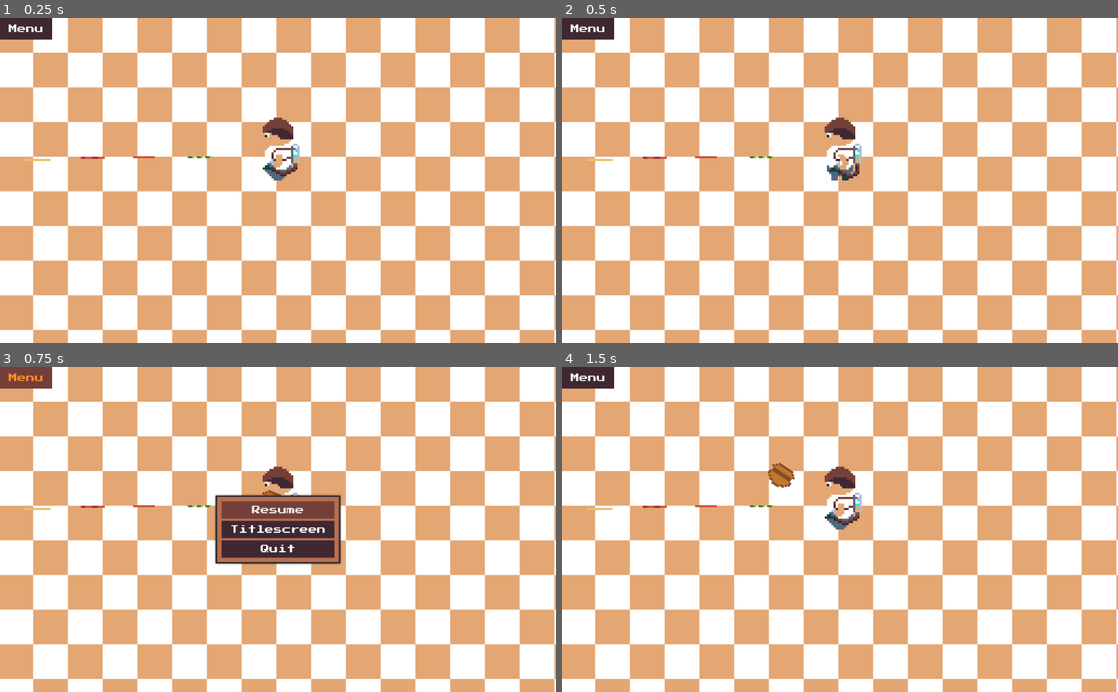
Above: before the commit, frames 1-4 (two rows, left to right).
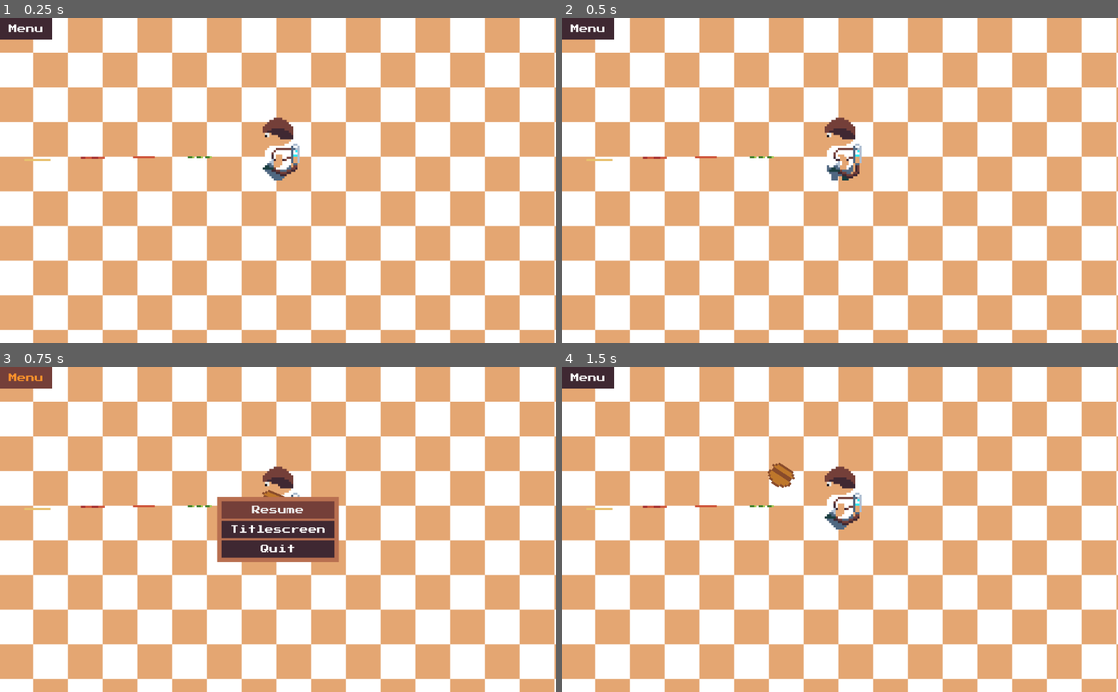
Above: after the commit, the same moments.

Repository: dardanbujupaj/night-shift
Game: Godot game, scene res://scenes/Diner.tscn
Two runs of this game, one before a commit and one after it. Both use one fixed random seed, a clock stepped at 60 frames per second and the inputs below. Sound files missing from this copy of the repository are replaced by a short silence.
Inputs:
- Up to frame 1 (0.25 s): no input
- Up to frame 2 (0.5 s): no input
- Up to frame 3 (0.75 s): click "Menu" at 0.5 s
- Up to frame 4 (1.5 s): click "Resume" at 1.25 s

Frames 1-2 are identical in both runs. In frame 3, 0.6% of the frame differs, in the area x 38-62%, y 39-61%; in frame 4, nothing differs.

Commit message:
fix popup panel size

Diff:
--- a/scenes/Diner.gd
+++ b/scenes/Diner.gd
@@ -43,5 +43,5 @@
 
 
 func _on_Menu_pressed():
-	$CanvasLayer/PauseMenu.popup_centered()
+	$CanvasLayer/PauseMenu.popup_centered_minsize()
 	get_tree().set_input_as_handled()
--- a/ui/PauseMenu.tscn
+++ b/ui/PauseMenu.tscn
@@ -5,48 +5,44 @@
 
 [node name="PauseMenu" type="PopupPanel"]
 pause_mode = 2
-anchor_right = 1.0
-anchor_bottom = 1.0
-margin_right = -1000.0
-margin_bottom = -576.0
+anchor_left = 0.5
+anchor_top = 0.5
+anchor_right = 0.5
+anchor_bottom = 0.5
+margin_left = -108.0
+margin_top = -56.0
+margin_right = 108.0
+margin_bottom = 56.0
 theme = ExtResource( 1 )
 popup_exclusive = true
 script = ExtResource( 2 )
+__meta__ = {
+"_edit_use_anchors_": false
+}
 
-[node name="CenterContainer" type="CenterContainer" parent="."]
-margin_left = 4.0
-margin_top = 4.0
-margin_right = 20.0
-margin_bottom = 20.0
+[node name="VBoxContainer" type="VBoxContainer" parent="."]
+margin_right = 208.0
+margin_bottom = 104.0
+alignment = 1
 
-[node name="PanelContainer" type="PanelContainer" parent="CenterContainer"]
-margin_right = 16.0
-margin_bottom = 16.0
-
-[node name="VBoxContainer" type="VBoxContainer" parent="CenterContainer/PanelContainer"]
-margin_left = 8.0
-margin_top = 8.0
-margin_right = 216.0
-margin_bottom = 112.0
-
-[node name="Resume" type="Button" parent="CenterContainer/PanelContainer/VBoxContainer"]
+[node name="Resume" type="Button" parent="VBoxContainer"]
 margin_right = 208.0
 margin_bottom = 32.0
 text = "Resume"
 
-[node name="Titlescreen" type="Button" parent="CenterContainer/PanelContainer/VBoxContainer"]
+[node name="Titlescreen" type="Button" parent="VBoxContainer"]
 margin_top = 36.0
 margin_right = 208.0
 margin_bottom = 68.0
 text = "Titlescreen"
 
-[node name="Quit" type="Button" parent="CenterContainer/PanelContainer/VBoxContainer"]
+[node name="Quit" type="Button" parent="VBoxContainer"]
 margin_top = 72.0
 margin_right = 208.0
 margin_bottom = 104.0
 text = "Quit"
 [connection signal="about_to_show" from="." to="." method="_on_PauseMenu_about_to_show"]
 [connection signal="popup_hide" from="." to="." method="_on_PauseMenu_popup_hide"]
-[connection signal="pressed" from="CenterContainer/PanelContainer/VBoxContainer/Resume" to="." method="_on_Resume_pressed"]
-[connection signal="pressed" from="CenterContainer/PanelContainer/VBoxContainer/Titlescreen" to="." method="_on_Titlescreen_pressed"]
-[connection signal="pressed" from="CenterContainer/PanelContainer/VBoxContainer/Quit" to="." method="_on_Quit_pressed"]
+[connection signal="pressed" from="VBoxContainer/Resume" to="." method="_on_Resume_pressed"]
+[connection signal="pressed" from="VBoxContainer/Titlescreen" to="." method="_on_Titlescreen_pressed"]
+[connection signal="pressed" from="VBoxContainer/Quit" to="." method="_on_Quit_pressed"]
--- a/ui/default_theme.tres
+++ b/ui/default_theme.tres
@@ -280,7 +280,7 @@
 PopupMenu/styles/panel = null
 PopupMenu/styles/panel_disabled = null
 PopupMenu/styles/separator = null
-PopupPanel/styles/panel = null
+PopupPanel/styles/panel = SubResource( 6 )
 ProgressBar/colors/font_color = Color( 0, 0, 0, 1 )
 ProgressBar/colors/font_color_shadow = Color( 0, 0, 0, 1 )
 ProgressBar/fonts/font = null
